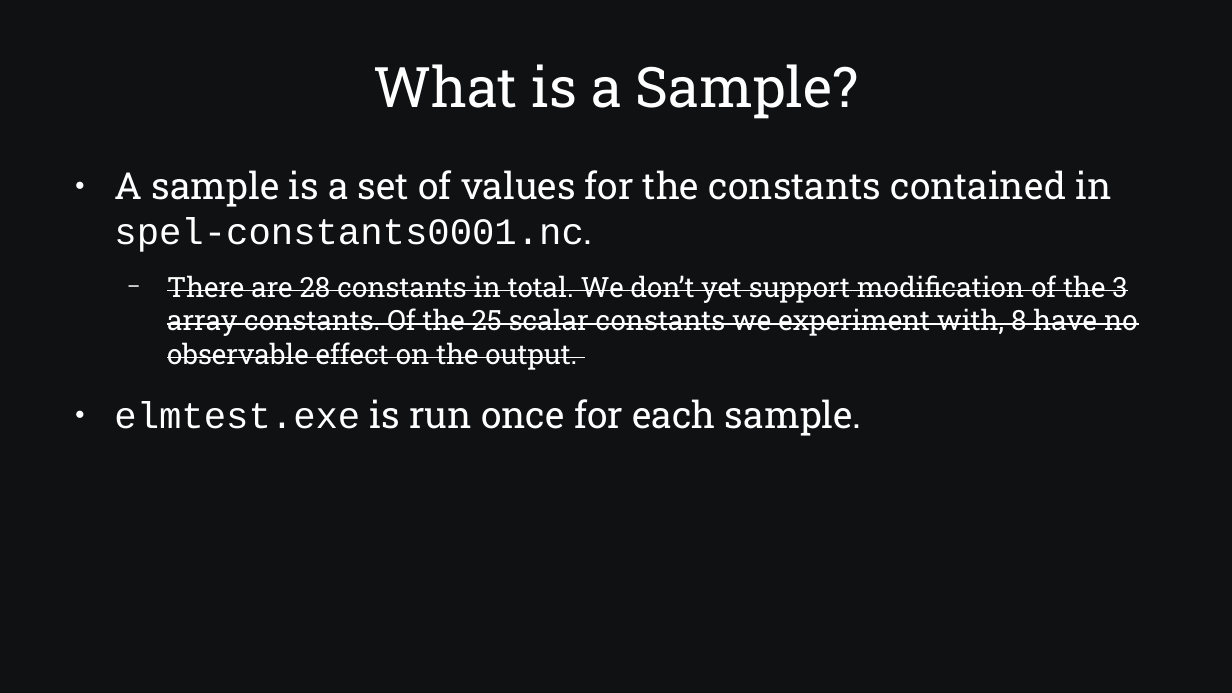
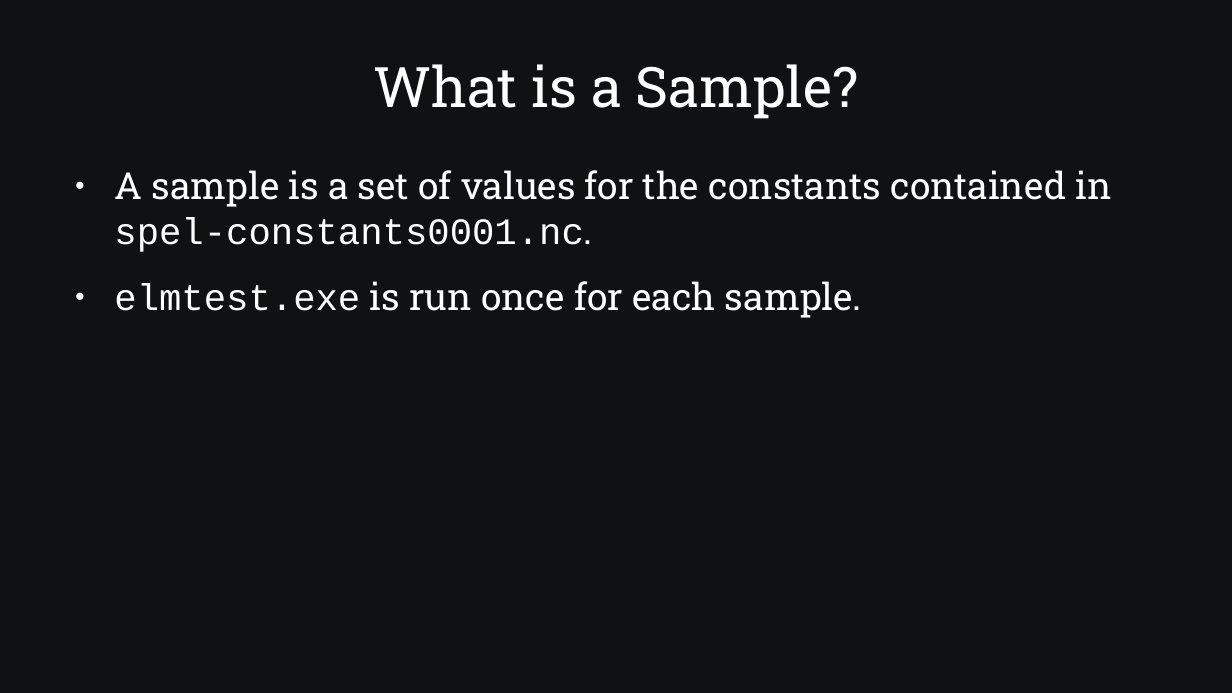
Before and after one commit to SamAllen06/lake_temp_work, a slide deck: slide 11 of documentation/for_collaborators/TestingSoftwareOverview.odp (slide 15 before the commit). Drawn at 1232x693 pixels with LibreOffice and Linux fonts; fonts in the diff are those of the drawing. Boxes give left, top, right and bottom in pixels: in the first picture for what was removed or moved away, otherwise in the second. Text is boxed around its words. In the diff, an @@ line names an element or a change of style, - is before the commit and + after.

Commit message:
Update Input, Output, and Constants table and Reorganize Sampling/Analysis plugin slides

```diff
--- a/documentation/for_collaborators/TestingSoftwareOverview.odp
+++ b/documentation/for_collaborators/TestingSoftwareOverview.odp
@@ text at <box>167,275,1137,370</box>: paragraph removed @@
-  − There are 28 constants in total. We don’t yet support modification of the 3 array constants. Of the 25 scalar constants we experiment with, 8 have no observable effect on the output.
```
Also in this commit, not shown: 11 other slides changed, 1 slide added, 6 slides removed, 2 other files.
